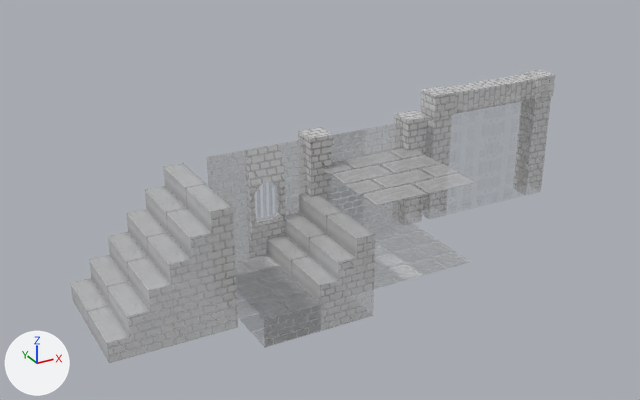
Two versions of the FBX model Environment/Models/StoneInteriorTileset.fbx, one commit apart.
One viewpoint serves both versions: a camera (50 mm lens) standing at (-13.93, -12.77, 7.2) and looking at (-6.2, 1.29, 0.17). The lights are fixed; the arrows at lower left show +X, +Y and +Z. The first picture is the older version. Where no turn or scale is listed for an object, it has been applied to the vertices.

The older version as bpy lines, for what is in view:
```python
ob_doorleft = bpy.data.objects.new('doorLeft', me_mesh_018)
ob_doorleft.location = (-4.23, -0.2, 0.0)
ob_doorright = bpy.data.objects.new('doorRight', me_mesh_019)
ob_doorright.location = (-2.23, -0.2, 0.0)
ob_floorhalf = bpy.data.objects.new('floorHalf', me_mesh_006)
ob_floorhalf.location = (-7.0, 0.0, 0.0)
ob_stone1x1stairs = bpy.data.objects.new('stone1x1Stairs', me_mesh_016)
ob_stone1x1stairs.location = (-7.0, -1.0, 0.0)
ob_stone2x2stairs = bpy.data.objects.new('stone2x2Stairs', me_mesh_014)
ob_stone2x2stairs.location = (-10.43, -1.0, 0.0)
ob_stonedoorframe = bpy.data.objects.new('stoneDoorFrame', me_mesh_020)
ob_stonedoorframe.location = (-3.23, 0.0, 0.0)
ob_stoneplatformfull = bpy.data.objects.new('StonePlatformFull', me_mesh_012)
ob_stoneplatformfull.location = (-9.0, 0.0, 0.0)
ob_stonewall = bpy.data.objects.new('stoneWall', me_mesh)
ob_stonewall.location = (-6.0, 0.0, 0.0)
ob_stonewindow_1 = bpy.data.objects.new('stoneWindow', me_mesh_004)
ob_stonewindow_1.location = (-8.0, 0.0, 0.0)
# also in view: 'ceilingHalf' at (-6.5, -1.0, 1.5); 'stoneFloor' at (-6.0, -1.0, 0.0); 'stoneCeiling' at (-6.0, -1.0, 1.5); 'stoneWallHalf' at (-6.5, 0.0, 1.0); 'stonePillar2' at (-5.0, 0.0, 1.05)
```
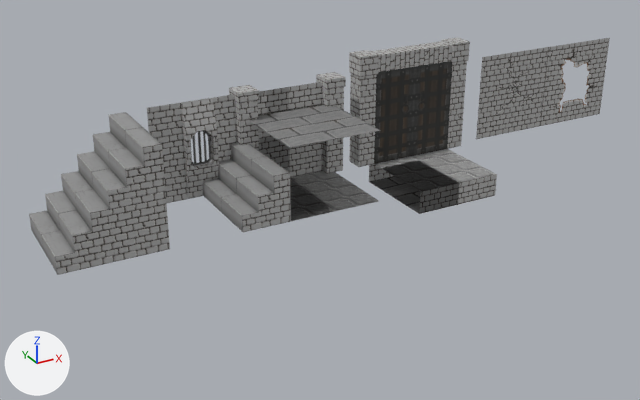
Boxes (x1, y1, x2, y2) around the edits, measured in the pictures (640 x 400 px):
'stone2x2Stairs', surface changed, moved
    before: (71, 163, 238, 363)
    after: (29, 112, 170, 275)
'stoneDoorFrame', surface changed, moved
    before: (418, 70, 555, 219)
    after: (349, 37, 470, 167)
'stoneWindow', surface changed, moved
    before: (207, 137, 317, 266)
    after: (147, 94, 237, 203)
'stone1x1Stairs', surface changed, moved
    before: (267, 192, 376, 304)
    after: (203, 143, 291, 232)
'StonePlatformFull', surface changed, moved
    before: (223, 245, 374, 347)
    after: (370, 149, 497, 214)
'stoneWall', surface changed, moved
    before: (316, 123, 411, 229)
    after: (257, 82, 323, 177)
'stoneFloor', surface changed, moved
    before: (331, 222, 471, 275)
    after: (290, 171, 378, 221)
'stoneWallCracked', now drawn
    after: (476, 47, 549, 139)
'stoneWalDestroyed', now drawn
    after: (540, 38, 610, 126)
'stonePillar2', surface changed, moved
    before: (393, 110, 429, 225)
    after: (316, 72, 346, 174)
'doorLeft', surface changed, moved (not visible before)
    after: (374, 67, 415, 164)
'doorRight', surface changed, moved (not visible before)
    after: (411, 61, 452, 156)
'stonePillar1', surface changed, moved
    before: (298, 127, 333, 247)
    after: (229, 85, 259, 150)
'ceilingHalf', surface changed, moved
    before: (320, 156, 426, 205)
    after: (249, 110, 336, 148)
'stoneCeiling', surface changed, moved
    before: (322, 148, 472, 202)
    after: (289, 105, 381, 148)
'stoneWallHalf', surface changed, moved
    before: (318, 183, 364, 238)
    after: (259, 136, 290, 173)
'floorHalf', surface changed, moved (not visible afterwards)
    before: (349, 253, 423, 289)
'StonePlatformEdge', surface changed, moved
    before: (214, 254, 314, 291)
    after: (369, 164, 393, 182)
'StonePlatformHalf', surface changed, moved (not visible afterwards)
    before: (219, 280, 286, 317)

The change, as a diff of the scene's bpy script:
```diff
--- a/Environment/Models/StoneInteriorTileset.fbx.py
+++ b/Environment/Models/StoneInteriorTileset.fbx.py
@@ mat_architecturestone_mat @@
 n0 = _N.new('ShaderNodeBsdfPrincipled'); n0.name = 'Principled BSDF'
 n2 = _N.new('ShaderNodeTexImage'); n2.name = 'Image Texture'
-n2.image = img_architecturebasic_albedo_png
-n3 = _N.new('ShaderNodeTexImage'); n3.name = 'Image Texture.001'
-n3.image = img_architecturebasic_albedo_png
+n2.image = img_architecturestone_albedo_png
 _L.new(n2.outputs[0], n0.inputs[0])  # 'Color' to 'Base Color'
-_L.new(n3.outputs[0], n0.inputs[4])  # 'Color' to 'Alpha'
 _L.new(n0.outputs[0], n1.inputs[0])  # 'BSDF' to 'Surface'
+_L.new(n2.outputs[1], n0.inputs[4])  # 'Alpha' to 'Alpha'
@@ ob_stoneplatformhalf @@
 ob_stoneplatformhalf = bpy.data.objects.new('StonePlatformHalf', me_mesh_010)
-ob_stoneplatformhalf.location = (-9.0, 0.0, 0.0)
+ob_stoneplatformhalf.location = (-4.0, 3.0, 0.0)
@@ ob_stoneplatformedge @@
 ob_stoneplatformedge = bpy.data.objects.new('StonePlatformEdge', me_mesh_009)
-ob_stoneplatformedge.location = (-9.0, 0.0, 0.0)
+ob_stoneplatformedge.location = (-4.0, 3.0, 0.0)
@@ ob_ceilinghalf @@
 ob_ceilinghalf = bpy.data.objects.new('ceilingHalf', me_mesh_008)
-ob_ceilinghalf.location = (-7.0, 0.0, 1.5)
+ob_ceilinghalf.location = (-7.0, 3.0, 1.5)
@@ ob_stone2x2stairs @@
 ob_stone2x2stairs = bpy.data.objects.new('stone2x2Stairs', me_mesh_014)
-ob_stone2x2stairs.location = (-10.43, -1.0, 0.0)
+ob_stone2x2stairs.location = (-10.43, 2.0, 0.0)
@@ ob_doorright @@
 ob_doorright = bpy.data.objects.new('doorRight', me_mesh_019)
-ob_doorright.location = (-2.23, -0.2, 0.0)
+ob_doorright.location = (-2.0, 2.8, 0.0)
@@ ob_stonepillar2 @@
 ob_stonepillar2 = bpy.data.objects.new('stonePillar2', me_mesh_002)
-ob_stonepillar2.location = (-5.0, 0.0, 0.0)
+ob_stonepillar2.location = (-5.0, 3.0, 0.0)
@@ ob_stonewall @@
 ob_stonewall = bpy.data.objects.new('stoneWall', me_mesh)
-ob_stonewall.location = (-6.0, 0.0, 0.0)
+ob_stonewall.location = (-6.0, 3.0, 0.0)
@@ ob_stoneceiling @@
 ob_stoneceiling = bpy.data.objects.new('stoneCeiling', me_mesh_007)
-ob_stoneceiling.location = (-7.0, 0.0, 1.5)
+ob_stoneceiling.location = (-7.0, 3.0, 1.5)
@@ ob_stonefloor @@
 ob_stonefloor = bpy.data.objects.new('stoneFloor', me_mesh_005)
-ob_stonefloor.location = (-7.0, 0.0, 0.0)
+ob_stonefloor.location = (-7.0, 3.0, 0.0)
@@ ob_stonedoorframe @@
 ob_stonedoorframe = bpy.data.objects.new('stoneDoorFrame', me_mesh_020)
-ob_stonedoorframe.location = (-3.23, 0.0, 0.0)
+ob_stonedoorframe.location = (-3.0, 3.0, 0.0)
@@ ob_doorleft @@
 ob_doorleft = bpy.data.objects.new('doorLeft', me_mesh_018)
-ob_doorleft.location = (-4.23, -0.2, 0.0)
+ob_doorleft.location = (-4.0, 2.8, 0.0)
@@ ob_stonewindow_1 @@
 ob_stonewindow_1 = bpy.data.objects.new('stoneWindow', me_mesh_004)
-ob_stonewindow_1.location = (-8.0, 0.0, 0.0)
+ob_stonewindow_1.location = (-8.0, 3.0, 0.0)
@@ ob_floorhalf @@
 ob_floorhalf = bpy.data.objects.new('floorHalf', me_mesh_006)
-ob_floorhalf.location = (-7.0, 0.0, 0.0)
+ob_floorhalf.location = (-7.0, 3.0, 0.0)
@@ ob_stoneplatformfull @@
 ob_stoneplatformfull = bpy.data.objects.new('StonePlatformFull', me_mesh_012)
-ob_stoneplatformfull.location = (-9.0, 0.0, 0.0)
+ob_stoneplatformfull.location = (-4.0, 3.0, 0.0)
@@ ob_stonepillar1 @@
 ob_stonepillar1 = bpy.data.objects.new('stonePillar1', me_mesh_001)
-ob_stonepillar1.location = (-7.0, 0.0, 0.0)
+ob_stonepillar1.location = (-7.0, 3.0, 0.0)
@@ ob_stonewallhalf @@
 ob_stonewallhalf = bpy.data.objects.new('stoneWallHalf', me_mesh_003)
-ob_stonewallhalf.location = (-7.0, 0.0, 0.0)
+ob_stonewallhalf.location = (-7.0, 3.0, 0.0)
@@ ob_stone1x1stairs @@
 ob_stone1x1stairs = bpy.data.objects.new('stone1x1Stairs', me_mesh_016)
-ob_stone1x1stairs.location = (-7.0, -1.0, 0.0)
+ob_stone1x1stairs.location = (-7.0, 2.0, 0.0)
```
